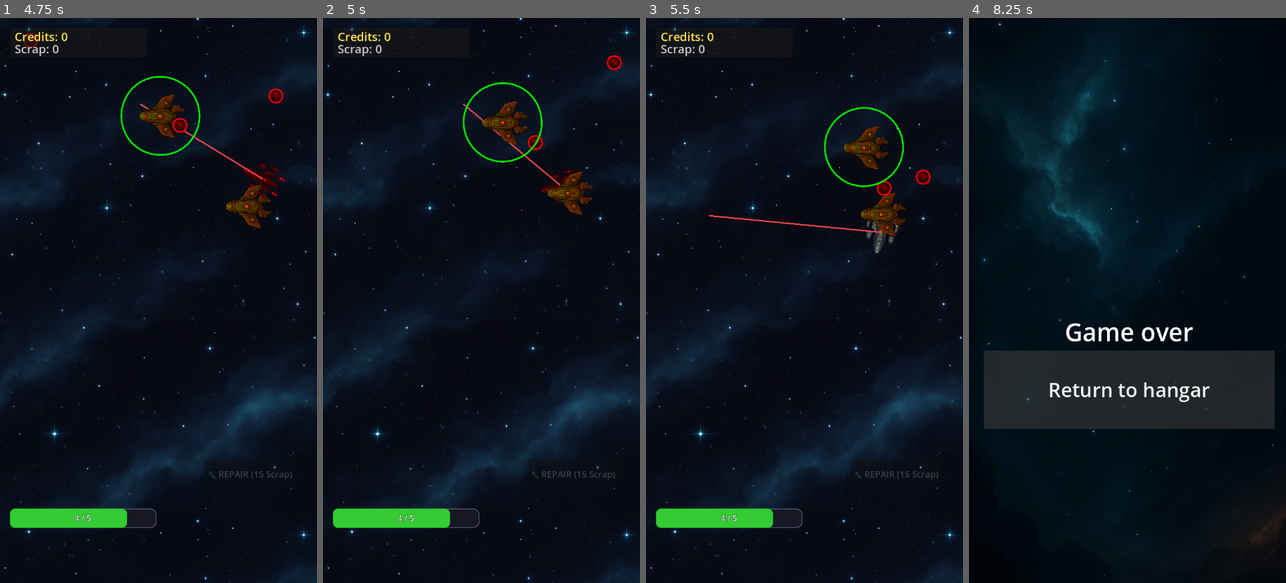
Above: before the commit, frames 1-4 (left to right).
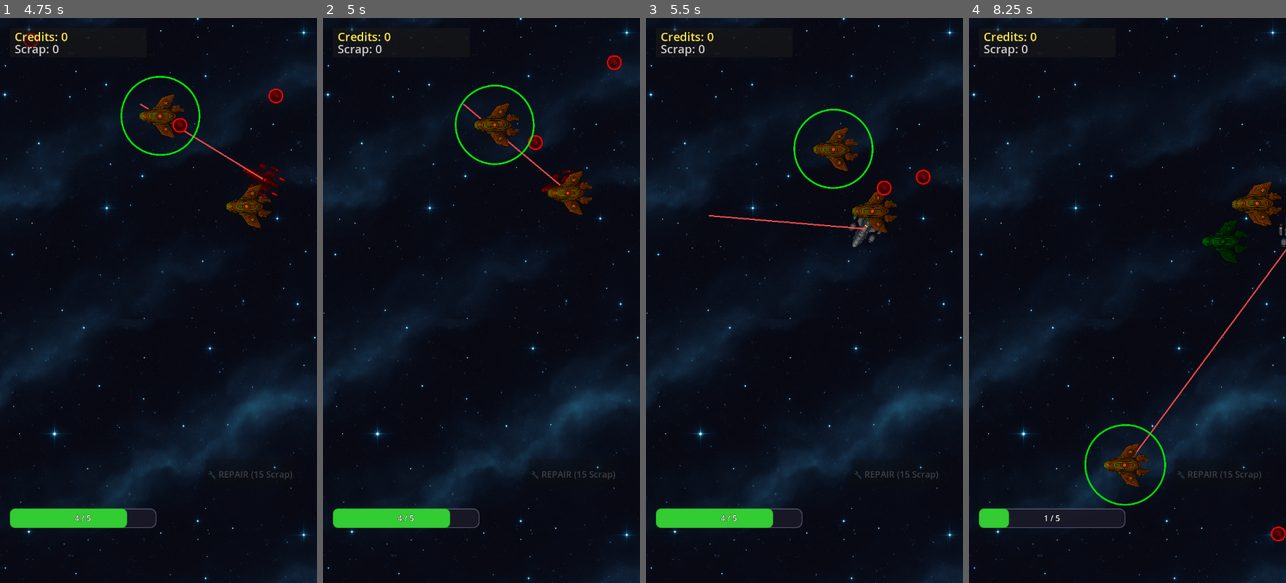
Above: after the commit, the same moments.

Repository: samjhill/echo-sector
Game: Godot game, scene res://scenes/game/node_2d.tscn
Same seed, same stepped clock (60 frames per second), same inputs: the game is played once before the commit and once after it. This scene is started directly instead of the project's main scene.
Inputs (mouse positions are in pixels of both pictures, inside the frame that each line leads up to):
- Up to frame 1 (4.75 s): click "Got it!" at 0.5 s; tap Enter at 1.25 s; move the mouse to (228, 272) at 1.27 s; hold Right (ui_right) 1.28-2 s; tap B at 1.35, 2.85 s; click (228, 272) at 1.42 s; tap Space at 1.52 s; drag from (266, 345) to (142, 413) at 2.02 s; move the mouse to (190, 176) at 2.77 s; hold Right (ui_right) 2.78-3.5 s; drag from (142, 413) to (63, 215) at 3.52 s; drag from (136, 102) to (244, 164) at 4.27 s
- Up to frame 2 (5 s): no input
- Up to frame 3 (5.5 s): drag from (709, 215) to (814, 164) at 5.02 s
- Up to frame 4 (8.25 s): move the mouse to (1203, 311) at 5.77 s; hold Down (ui_down) 5.78-6.5 s; tap B at 5.85, 7.35 s; click (1203, 311) at 5.92 s; drag from (1079, 159) to (1064, 328) at 6.52 s; move the mouse to (1197, 272) at 7.27 s; hold Up (ui_up) 7.28-8 s; tap Space at 7.52 s; drag from (1114, 486) to (1276, 227) at 8.02 s

Frame 1 is identical in both runs. In frame 2, 1.2% of the frame differs, in the area x 41-78%, y 11-33%; in frame 3, 2.6%; in frame 4, 21%, in the area x 0-100%, y 0-100%.

Commit message:
Fix projectile collision crash by setting proper collision layers
- Set player projectiles (projectile.tscn, laser_projectile.tscn) to collision_layer=4, collision_mask=8
- Set enemies (enemy.tscn) to collision_layer=8, collision_mask=4
- Set enemy projectiles to collision_layer=16, collision_mask=2
- Add collision layer test to verify setup

This fixes the freeze when player bullets hit enemies by ensuring proper collision detection between projectiles and enemies.

Diff:
--- a/scenes/game/enemy.tscn
+++ b/scenes/game/enemy.tscn
@@ -10,6 +10,8 @@
 radius = 46.0109
 
 [node name="Enemy" type="CharacterBody2D"]
+collision_layer = 8
+collision_mask = 4
 input_pickable = true
 script = ExtResource("1_4gyqm")
 damage_number_scene = ExtResource("2_iifgy")
--- a/scenes/game/enemy_projectile.tscn
+++ b/scenes/game/enemy_projectile.tscn
@@ -7,7 +7,7 @@
 radius = 12.0416
 
 [node name="EnemyProjectile" type="Area2D"]
-collision_layer = 2
+collision_layer = 16
 collision_mask = 2
 script = ExtResource("1_vpq67")
 
--- a/scenes/game/laser_projectile.tscn
+++ b/scenes/game/laser_projectile.tscn
@@ -7,6 +7,8 @@
 size = Vector2(907, 113)
 
 [node name="LaserProjectile" type="Area2D"]
+collision_layer = 4
+collision_mask = 8
 script = ExtResource("1_yagdn")
 
 [node name="Sprite2D" type="Sprite2D" parent="."]
--- a/scenes/game/projectile.tscn
+++ b/scenes/game/projectile.tscn
@@ -7,6 +7,8 @@
 radius = 13.0
 
 [node name="Projectile" type="Area2D"]
+collision_layer = 4
+collision_mask = 8
 script = ExtResource("1_a85iw")
 
 [node name="Sprite2D" type="Sprite2D" parent="."]
--- /dev/null
+++ b/tests/unit/test_collision_layers.gd
@@ -0,0 +1,103 @@
+extends SceneTree
+
+func _init():
+	print("🧪 Testing Collision Layer Setup...")
+
+	# Test projectile scene collision setup
+	test_projectile_collision_setup()
+
+	# Test enemy scene collision setup
+	test_enemy_collision_setup()
+
+	# Test laser projectile collision setup
+	test_laser_projectile_collision_setup()
+
+	# Test enemy projectile collision setup
+	test_enemy_projectile_collision_setup()
+
+	print("✅ All collision layer tests completed!")
+	quit()
+
+func test_projectile_collision_setup():
+	var projectile_scene = load("res://scenes/game/projectile.tscn")
+	if not projectile_scene:
+		print("❌ Failed to load projectile scene")
+		return
+
+	var projectile = projectile_scene.instantiate()
+
+	# Check collision layer and mask
+	if projectile.collision_layer != 4:
+		print("❌ Projectile collision_layer should be 4, got: " + str(projectile.collision_layer))
+	else:
+		print("✅ Projectile collision_layer is correct (4)")
+
+	if projectile.collision_mask != 8:
+		print("❌ Projectile collision_mask should be 8, got: " + str(projectile.collision_mask))
+	else:
+		print("✅ Projectile collision_mask is correct (8)")
+
+	projectile.queue_free()
+
+func test_enemy_collision_setup():
+	var enemy_scene = load("res://scenes/game/enemy.tscn")
+	if not enemy_scene:
+		print("❌ Failed to load enemy scene")
+		return
+
+	var enemy = enemy_scene.instantiate()
+
+	# Check collision layer and mask
+	if enemy.collision_layer != 8:
+		print("❌ Enemy collision_layer should be 8, got: " + str(enemy.collision_layer))
+	else:
+		print("✅ Enemy collision_layer is correct (8)")
+
+	if enemy.collision_mask != 4:
+		print("❌ Enemy collision_mask should be 4, got: " + str(enemy.collision_mask))
+	else:
+		print("✅ Enemy collision_mask is correct (4)")
+
+	enemy.queue_free()
+
+func test_laser_projectile_collision_setup():
+	var laser_scene = load("res://scenes/game/laser_projectile.tscn")
+	if not laser_scene:
+		print("❌ Failed to load laser projectile scene")
+		return
+
+	var laser = laser_scene.instantiate()
+
+	# Check collision layer and mask
+	if laser.collision_layer != 4:
+		print("❌ Laser projectile collision_layer should be 4, got: " + str(laser.collision_layer))
+	else:
+		print("✅ Laser projectile collision_layer is correct (4)")
+
+	if laser.collision_mask != 8:
+		print("❌ Laser projectile collision_mask should be 8, got: " + str(laser.collision_mask))
+	else:
+		print("✅ Laser projectile collision_mask is correct (8)")
+
+	laser.queue_free()
+
+func test_enemy_projectile_collision_setup():
+	var enemy_projectile_scene = load("res://scenes/game/enemy_projectile.tscn")
+	if not enemy_projectile_scene:
+		print("❌ Failed to load enemy projectile scene")
+		return
+
+	var enemy_projectile = enemy_projectile_scene.instantiate()
+
+	# Check collision layer and mask
+	if enemy_projectile.collision_layer != 16:
+		print("❌ Enemy projectile collision_layer should be 16, got: " + str(enemy_projectile.collision_layer))
+	else:
+		print("✅ Enemy projectile collision_layer is correct (16)")
+
+	if enemy_projectile.collision_mask != 2:
+		print("❌ Enemy projectile collision_mask should be 2, got: " + str(enemy_projectile.collision_mask))
+	else:
+		print("✅ Enemy projectile collision_mask is correct (2)")
+
+	enemy_projectile.queue_free()
